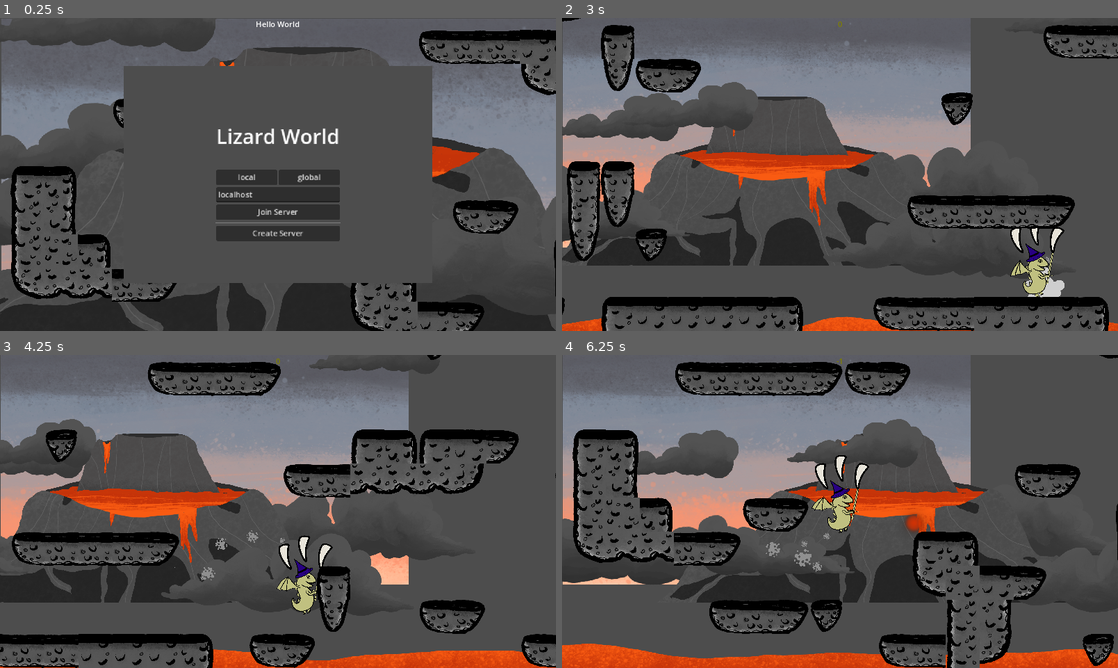
Above: before the commit, frames 1-4 (two rows, left to right).
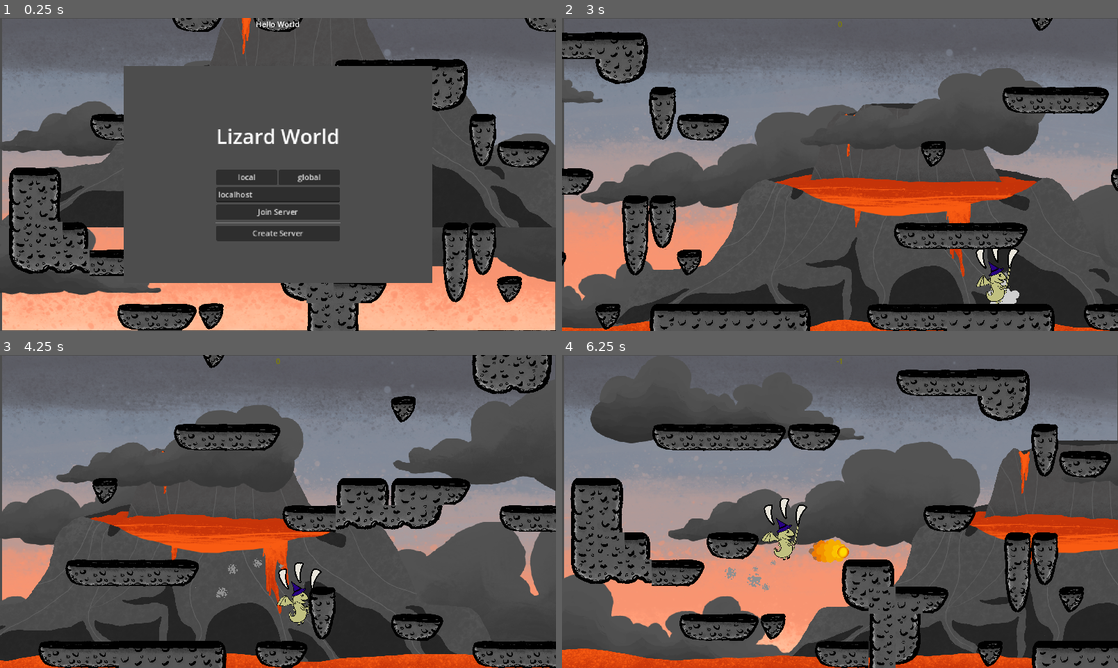
Above: after the commit, the same moments.

Repository: janekx21/lizard-world
Game: Godot game, scene res://game/game.tscn
Two runs of this game, one before a commit and one after it. Both use one fixed random seed, a clock stepped at 60 frames per second and the inputs below.
Inputs:
- Up to frame 1 (0.25 s): no input
- Up to frame 2 (3 s): click "local" at 0.5 s; click "global" at 1.25 s; click "Join Server" at 2 s; click "Create Server" at 2.75 s
- Up to frame 3 (4.25 s): hold Right (move_right) from 3.53 s (still down); tap S (attack) at 3.6 s; tap A (jump) at 3.77 s
- Up to frame 4 (6.25 s): tap D (shoot) at 4.35, 5.85 s; tap A (jump) at 4.52, 6.02 s; release Right (move_right) at 5.03 s; hold Left (move_left) 5.03-5.78 s; tap S (attack) at 5.1 s; hold Right (move_right) from 5.78 s (still down)

The runs differ from the first frame. In frame 1, 37% of the frame differs, in the area x 0-100%, y 0-100%; in frame 2, 51%; in frame 3, 50%; in frame 4, 60%.

Commit message:
background

Diff:
--- a/game/game.tscn
+++ b/game/game.tscn
@@ -145,7 +145,7 @@
 
 [node name="Camera2D" type="Camera2D" parent="."]
 position = Vector2(-2229, -865)
-zoom = Vector2(0.55, 0.55)
+zoom = Vector2(0.439, 0.439)
 limit_left = -2982
 limit_right = 3758
 limit_bottom = 0
@@ -173,37 +173,41 @@
 autoplay = "default"
 
 [node name="ParallaxBackground" type="ParallaxBackground" parent="."]
+scroll_ignore_camera_zoom = true
 
 [node name="Sky" type="ParallaxLayer" parent="ParallaxBackground"]
+position = Vector2(1, 0)
 motion_scale = Vector2(0, 0)
 
 [node name="Background" type="Sprite2D" parent="ParallaxBackground/Sky"]
-position = Vector2(771.556, 433)
-scale = Vector2(0.8, 0.8)
+position = Vector2(576.889, 323.5)
+scale = Vector2(0.597222, 0.597222)
 texture = ExtResource("5_jwoyd")
 
 [node name="Clouds" type="ParallaxLayer" parent="ParallaxBackground"]
 motion_scale = Vector2(0.1, 0.1)
 
 [node name="Cloud1" type="Sprite2D" parent="ParallaxBackground/Clouds"]
-position = Vector2(91, 586)
-scale = Vector2(1.73224, 1.73224)
+position = Vector2(-24, 466)
+scale = Vector2(1.261, 1.261)
 texture = ExtResource("6_q5ob3")
 
 [node name="Cloud2" type="Sprite2D" parent="ParallaxBackground/Clouds"]
-position = Vector2(111, 255)
+position = Vector2(318, 188)
+scale = Vector2(1.261, 1.261)
 texture = ExtResource("7_2qkhw")
 
 [node name="Cloud3" type="Sprite2D" parent="ParallaxBackground/Clouds"]
-position = Vector2(1349, 499)
+position = Vector2(1263, 368)
+scale = Vector2(1.261, 1.261)
 texture = ExtResource("8_stbfd")
 
 [node name="Background" type="ParallaxLayer" parent="ParallaxBackground"]
 motion_scale = Vector2(0.2, 0.2)
 
 [node name="Volcano1" type="AnimatedSprite2D" parent="ParallaxBackground/Background"]
-position = Vector2(571, 198)
-scale = Vector2(0.461574, 0.461574)
+position = Vector2(583, 66)
+scale = Vector2(0.340509, 0.340509)
 sprite_frames = SubResource("SpriteFrames_mbfh5")
 autoplay = "default"
 frame_progress = 0.437651
@@ -212,31 +216,31 @@
 motion_scale = Vector2(0.3, 0.3)
 
 [node name="Cloud1" type="Sprite2D" parent="ParallaxBackground/Clouds2"]
-position = Vector2(-75, 387)
+position = Vector2(-331, -225)
 texture = ExtResource("6_q5ob3")
 
 [node name="Cloud2" type="Sprite2D" parent="ParallaxBackground/Clouds2"]
-position = Vector2(209, -21)
+position = Vector2(617, -125)
 texture = ExtResource("7_2qkhw")
 
 [node name="Cloud3" type="Sprite2D" parent="ParallaxBackground/Clouds2"]
-position = Vector2(1186, 473)
+position = Vector2(1536, -166)
 texture = ExtResource("8_stbfd")
 
 [node name="Clouds3" type="ParallaxLayer" parent="ParallaxBackground"]
-motion_scale = Vector2(0.4, 0.4)
+motion_scale = Vector2(0.35, 0.35)
 
 [node name="Cloud1" type="Sprite2D" parent="ParallaxBackground/Clouds3"]
-position = Vector2(775, -737)
+position = Vector2(691, -574)
 scale = Vector2(0.944946, 0.96185)
 texture = ExtResource("6_q5ob3")
 
 [node name="Cloud2" type="Sprite2D" parent="ParallaxBackground/Clouds3"]
-position = Vector2(1558, -490)
+position = Vector2(1492, -513)
 texture = ExtResource("7_2qkhw")
 
 [node name="Cloud3" type="Sprite2D" parent="ParallaxBackground/Clouds3"]
-position = Vector2(-225, -628)
+position = Vector2(-255, -575)
 scale = Vector2(0.613701, 0.613701)
 texture = ExtResource("8_stbfd")
 
--- a/player/bullet.tscn
+++ b/player/bullet.tscn
@@ -1,8 +1,9 @@
-[gd_scene load_steps=7 format=3 uid="uid://cdslpey3laows"]
+[gd_scene load_steps=10 format=3 uid="uid://cdslpey3laows"]
 
 [ext_resource type="Script" path="res://player/bullet.gd" id="1_kqj52"]
-[ext_resource type="Texture2D" uid="uid://ctbhdy6i2h211" path="res://textures/particles/circle_05.png" id="2_xxup3"]
+[ext_resource type="Texture2D" uid="uid://dc4kwijm31f1w" path="res://textures/player/feuerball.png" id="2_68c4n"]
 [ext_resource type="Script" path="res://player/hurtbox.gd" id="3_b7kd4"]
+[ext_resource type="Texture2D" uid="uid://qrxq30cohtr" path="res://textures/splashes/splat12.png" id="4_nnma8"]
 
 [sub_resource type="CircleShape2D" id="CircleShape2D_kqnay"]
 radius = 26.1725
@@ -27,14 +28,17 @@
 [sub_resource type="CircleShape2D" id="CircleShape2D_lrakj"]
 radius = 51.0882
 
+[sub_resource type="Curve" id="Curve_lskub"]
+_data = [Vector2(0, 0.540373), 0.0, 0.0, 0, 0, Vector2(0.503731, 1), 0.0, 0.0, 0, 0, Vector2(1, 0.515528), 0.0, 0.0, 0, 0]
+point_count = 3
+
+[sub_resource type="Gradient" id="Gradient_7cd0u"]
+offsets = PackedFloat32Array(0, 0.690283, 1)
+colors = PackedColorArray(1, 0.854902, 0, 1, 0.921569, 0.466667, 0, 1, 0, 0, 0, 0)
+
 [node name="Bullet" type="CharacterBody2D"]
 collision_layer = 2
 script = ExtResource("1_kqj52")
-
-[node name="Sprite2D" type="Sprite2D" parent="."]
-self_modulate = Color(0.898039, 0.2, 0, 1)
-scale = Vector2(0.341431, 0.341431)
-texture = ExtResource("2_xxup3")
 
 [node name="CollisionShape2D" type="CollisionShape2D" parent="."]
 shape = SubResource("CircleShape2D_kqnay")
@@ -49,4 +53,25 @@
 [node name="CollisionShape2D" type="CollisionShape2D" parent="Hurtbox"]
 shape = SubResource("CircleShape2D_lrakj")
 
+[node name="Sprite2D" type="Sprite2D" parent="."]
+scale = Vector2(0.134, 0.134)
+texture = ExtResource("2_68c4n")
+
+[node name="CPUParticles2D" type="CPUParticles2D" parent="."]
+z_index = -1
+scale = Vector2(1.51951, 0.911612)
+amount = 20
+lifetime = 0.1
+texture = ExtResource("4_nnma8")
+direction = Vector2(0, -1)
+spread = 30.0
+gravity = Vector2(0, -1000)
+initial_velocity_min = 191.49
+initial_velocity_max = 234.04
+angle_max = 360.0
+scale_amount_min = 0.1
+scale_amount_max = 0.3
+scale_amount_curve = SubResource("Curve_lskub")
+color_ramp = SubResource("Gradient_7cd0u")
+
 [connection signal="on_remove" from="Hurtbox" to="." method="_on_hurtbox_on_remove"]
--- a/player/player.gd
+++ b/player/player.gd
@@ -159,7 +159,7 @@
 
 @rpc("any_peer")
 func award_kill():
-	score += 1
+	score += 5
 
 @rpc("any_peer", "call_local")
 func damage_effect():
Binary file changed: textures/player/feuerball.png
